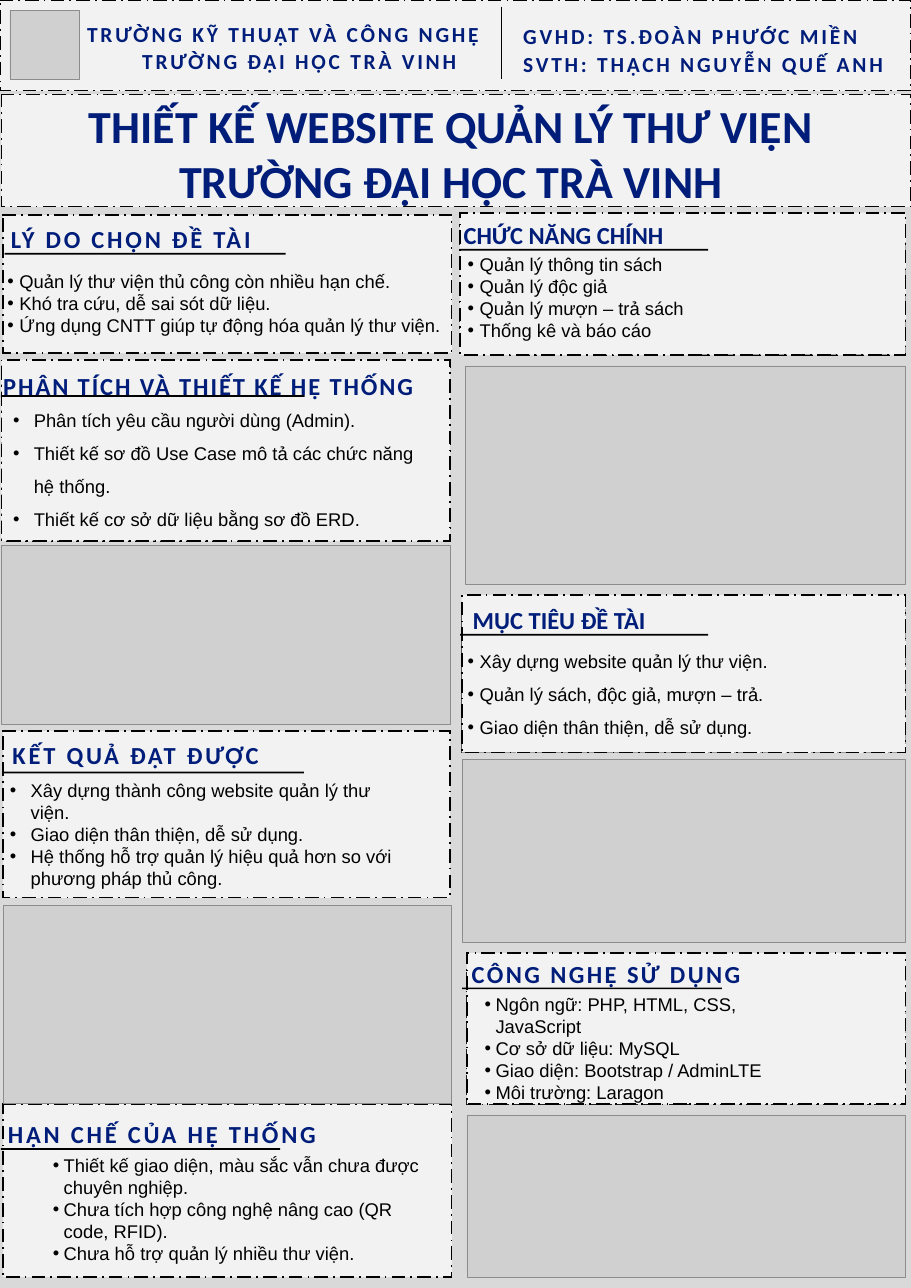
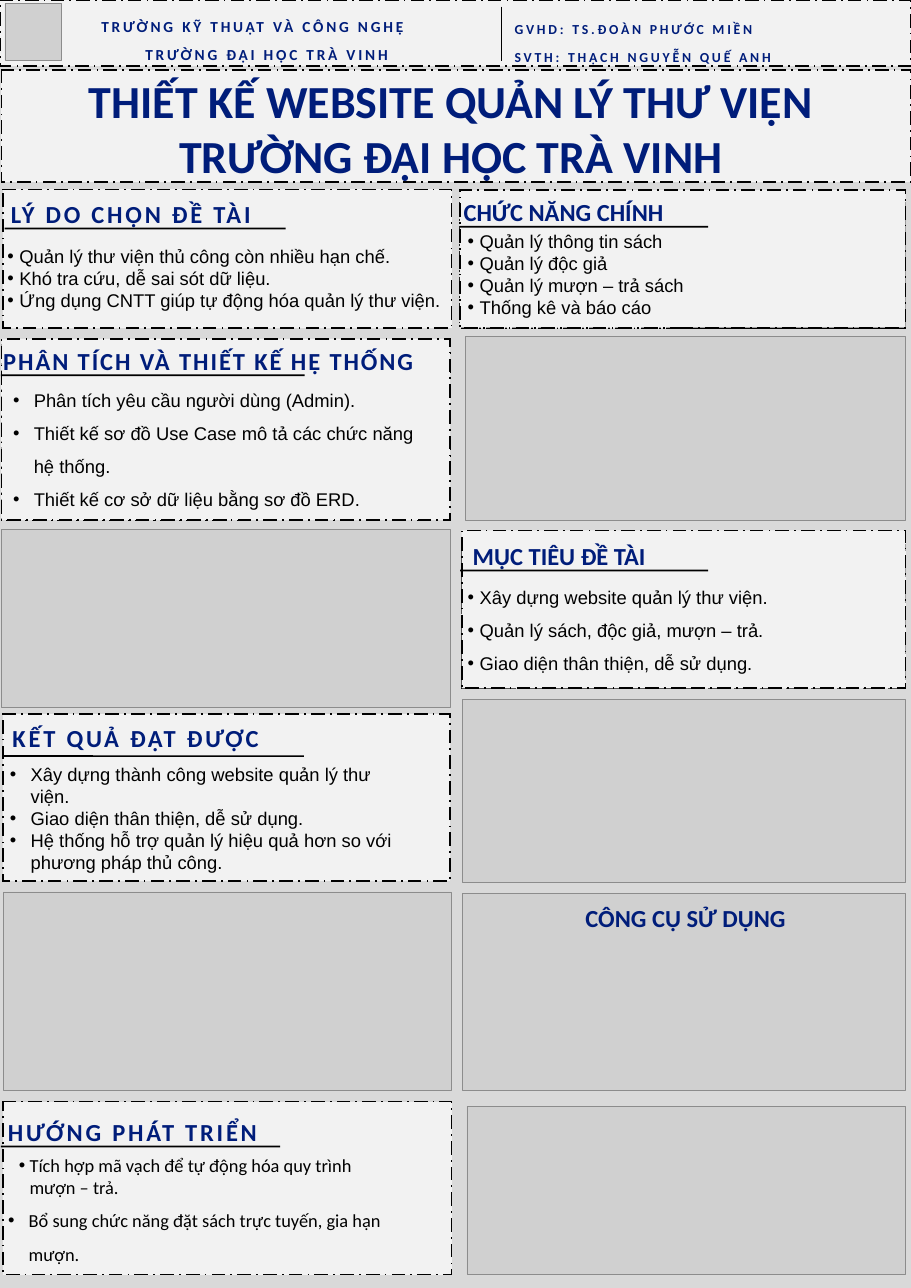
Before and after one commit to QueAnh068/csn-da23ttb-thachnguyenqueanh-webquanlythuvien, a slide deck: slide 1 of thesis/PosterDACSN.pptx. Drawn at 911x1288 pixels with LibreOffice and Linux fonts; fonts in the diff are those of the drawing; grey boxes stand for pictures. Boxes give left, top, right and bottom in pixels: in the first picture for what was removed or moved away, otherwise in the second. Text is boxed around its words. In the diff, an @@ line names an element or a change of style, - is before the commit and + after.

```diff
--- a/thesis/PosterDACSN.pptx
+++ b/thesis/PosterDACSN.pptx
@@ freeform shape resized from (x1=0, y1=0, x2=911, y2=90) to (x1=0, y1=0, x2=911, y2=66) @@
@@ picture resized from (x1=10, y1=10, x2=79, y2=79) to (x1=5, y1=4, x2=61, y2=60) @@
@@ text at (x1=145, y1=19, x2=387, y2=63): text changed; size 28 to 20 pt @@
-TRƯỜNG KỸ THUẬT VÀ CÔNG NGHỆ TRƯỜNG ĐẠI HỌC TRÀ VINH
+TRƯỜNG KỸ THUẬT VÀ CÔNG NGHỆ
+TRƯỜNG ĐẠI HỌC TRÀ VINH
@@ line moved from (502, 7) - (502, 79) to (502, 7) - (502, 61) @@
@@ text "GVHD: TS.ĐOÀN PHƯỚC MIỀN" moved from (x1=523, y1=26, x2=883, y2=76) to (x1=515, y1=23, x2=771, y2=66) @@
@@ text "GVHD: TS.ĐOÀN PHƯỚC MIỀN" at (x1=515, y1=23, x2=771, y2=66): size 28 to 18 pt @@
@@ 6 texts, 2 lines, 2 freeform shapes moved together from (x1=2, y1=94, x2=911, y2=636) to (x1=2, y1=70, x2=911, y2=571) @@
@@ rectangle resized from (x1=460, y1=213, x2=905, y2=355) to (x1=460, y1=190, x2=905, y2=328) @@
@@ freeform shape resized from (x1=460, y1=226, x2=905, y2=355) to (x1=460, y1=203, x2=905, y2=328) @@
@@ picture resized from (x1=466, y1=366, x2=905, y2=584) to (x1=466, y1=336, x2=905, y2=520) @@
@@ 1 text, 1 freeform shape, 1 rectangle, 1 line moved together from (x1=1, y1=360, x2=450, y2=541) to (x1=1, y1=339, x2=450, y2=520) @@
@@ 2 texts, 1 rectangle, 1 freeform shape, 1 line moved together from (x1=460, y1=595, x2=905, y2=753) to (x1=460, y1=531, x2=905, y2=688) @@
@@ picture moved from (x1=462, y1=759, x2=905, y2=943) to (x1=462, y1=699, x2=905, y2=883) @@
@@ 2 pictures, 2 texts, 1 freeform shape, 1 line moved together from (x1=2, y1=546, x2=451, y2=1175) to (x1=2, y1=529, x2=451, y2=1090) @@
@@ text at (x1=31, y1=849, x2=105, y2=867): text changed @@
-HẠN CHẾ CỦA HỆ THỐNG
+HƯỚNG PHÁT TRIỂN
@@ picture added at (x1=462, y1=893, x2=906, y2=1090) @@
@@ text at (x1=585, y1=907, x2=785, y2=932): text changed @@
-CÔNG NGHỆ SỬ DỤNG
+CÔNG CỤ SỬ DỤNG
@@ rectangle removed at (x1=467, y1=953, x2=905, y2=1104) @@
@@ line removed from (462, 989) to (722, 989) @@
@@ freeform shape removed at (x1=467, y1=970, x2=905, y2=1104) @@
@@ text removed at (x1=496, y1=997, x2=761, y2=1104) @@
-  • Ngôn ngữ: PHP, HTML, CSS, JavaScript
-  • Cơ sở dữ liệu: MySQL
-  • Giao diện: Bootstrap / AdminLTE
-  • Môi trường: Laragon
@@ freeform shape at (x1=3, y1=1102, x2=451, y2=1275): outline redrawn @@
@@ picture resized from (x1=467, y1=1115, x2=905, y2=1277) to (x1=467, y1=1106, x2=905, y2=1275) @@
@@ text at (x1=29, y1=1157, x2=380, y2=1264): text changed; font Arial to Calibri @@
-  • Thiết kế giao diện, màu sắc vẫn chưa được chuyên nghiệp.
-  • Chưa tích hợp công nghệ nâng cao (QR code, RFID).
-  • Chưa hỗ trợ quản lý nhiều thư viện.
+  • Tích hợp mã vạch để tự động hóa quy trình mượn – trả.
+• Bổ sung chức năng đặt sách trực tuyến, gia hạn mượn.
```
